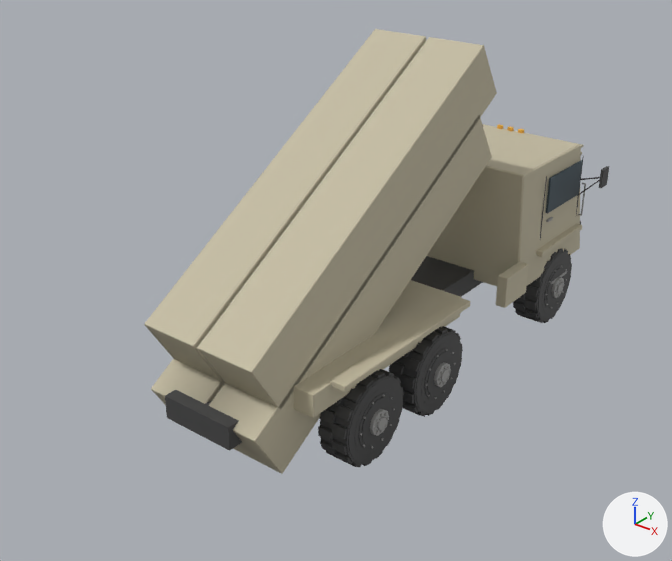
Two versions of the glTF model assets/models/usa_aa_pac3.glb, one commit apart.
One viewpoint serves both versions: a 50 mm lens placed at (6.58, -9.36, 6.81), pointed at (-0.32, -0.73, 1.46). Every picture has the same lights, and +X, +Y and +Z are marked at lower right. The older version comes first. Vertices at exactly the same position are counted once.

In view in the first picture: 'barrel', 'body', 'turret', 'wheel_1', 'wheel_3', 'wheel_5'.
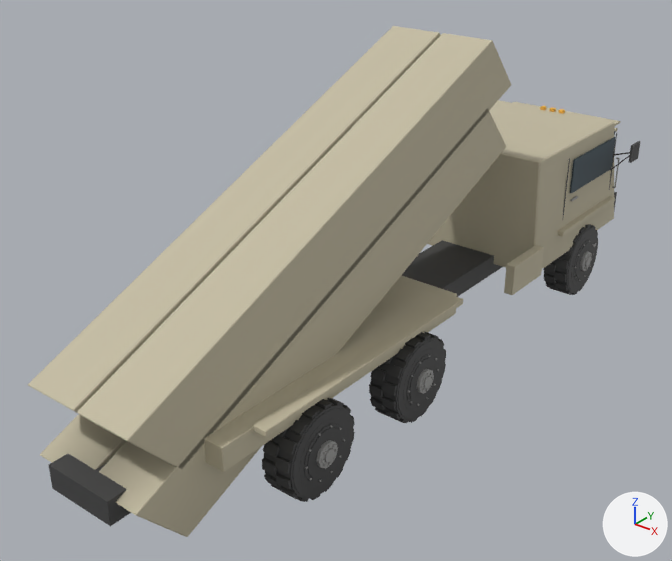
Patch to the scene script:
```diff
--- a/assets/models/usa_aa_pac3.glb.py
+++ b/assets/models/usa_aa_pac3.glb.py
@@ me_barrel @@
 # used by ob_barrel; location = (0.0, -2.6, 1.45)
-me_barrel.from_pydata(...)  # 96 vertices, 176 faces; spans x -0.83..0.83, y -0.94..3.74, z -1.14..2.99
+me_barrel.from_pydata(...)  # 96 vertices, 176 faces; spans x -0.76..0.76, y -1.35..5.39, z -1.14..2.99
+# me_barrel part 1: the whole mesh is scaled about the mesh origin by (0.92, 1.44, 1)
 me_barrel.materials.append(mat_paint_usa)
@@ me_body @@
 # used by ob_body; location = (0.0, 0.0, 0.0)
-me_body.from_pydata(...)  # 788 vertices, 1320 faces; spans x -1.57..1.57, y -3.6..3.61, z 0.7..2.7
+me_body.from_pydata(...)  # 788 vertices, 1320 faces; spans x -1.45..1.45, y -5.19..5.2, z 0.7..2.7
+# me_body part 2: the whole mesh is multiplied about its middle by the matrix ((0.92, 0.0, 0.0), (0.0, 1.442, 0.0), (0.0, 0.0, 1.0))
 me_body.materials.append(mat_dark)
@@ me_turret @@
 # used by ob_turret; location = (0.0, -1.4, 1.05)
-me_turret.from_pydata(...)  # 24 vertices, 44 faces; spans x -1.1..1.1, y -1.5..1.5, z 0.0..0.3
+me_turret.from_pydata(...)  # 24 vertices, 44 faces; spans x -1.01..1.01, y -2.16..2.16, z 0.0..0.3
+# me_turret part 3: the whole mesh is scaled about its middle by (0.92, 1.44, 1)
 me_turret.materials.append(mat_paint_usa)
@@ ob_barrel @@
 ob_barrel = bpy.data.objects.new('barrel', me_barrel)
-ob_barrel.location = (0.0, -2.6, 1.45)
+ob_barrel.location = (0.0, -3.75, 1.45)
@@ ob_turret @@
 ob_turret = bpy.data.objects.new('turret', me_turret)
-ob_turret.location = (0.0, -1.4, 1.05)
+ob_turret.location = (0.0, -2.02, 1.05)
@@ ob_wheel_1 @@
 ob_wheel_1 = bpy.data.objects.new('wheel_1', me_wheel_1)
-ob_wheel_1.location = (1.05, 2.6, 0.58)
+ob_wheel_1.location = (0.97, 3.75, 0.58)
@@ ob_wheel_3 @@
 ob_wheel_3 = bpy.data.objects.new('wheel_3', me_wheel_3)
-ob_wheel_3.location = (1.05, -0.6, 0.58)
+ob_wheel_3.location = (0.97, -0.87, 0.58)
@@ ob_wheel_5 @@
 ob_wheel_5 = bpy.data.objects.new('wheel_5', me_wheel_5)
-ob_wheel_5.location = (1.05, -1.95, 0.58)
+ob_wheel_5.location = (0.97, -2.81, 0.58)
```

Location of each change, (x1, y1, x2, y2) in pixels of the pictures (672 x 561 px):
'barrel', rescaled (37% wider, 15% taller)
    before: (144, 29, 497, 474)
    after: (28, 26, 511, 537)
'body', reshaped (33% wider, 30% taller)
    before: (165, 124, 609, 451)
    after: (49, 100, 640, 526)
'wheel_5', moved
    before: (318, 369, 404, 467)
    after: (262, 398, 355, 502)
'turret', rescaled
    before: (294, 280, 461, 418)
    after: (204, 276, 457, 472)
'wheel_3', moved
    before: (389, 326, 463, 417)
    after: (369, 332, 446, 423)
'wheel_1', moved
    before: (513, 248, 572, 323)
    after: (543, 224, 598, 295)
